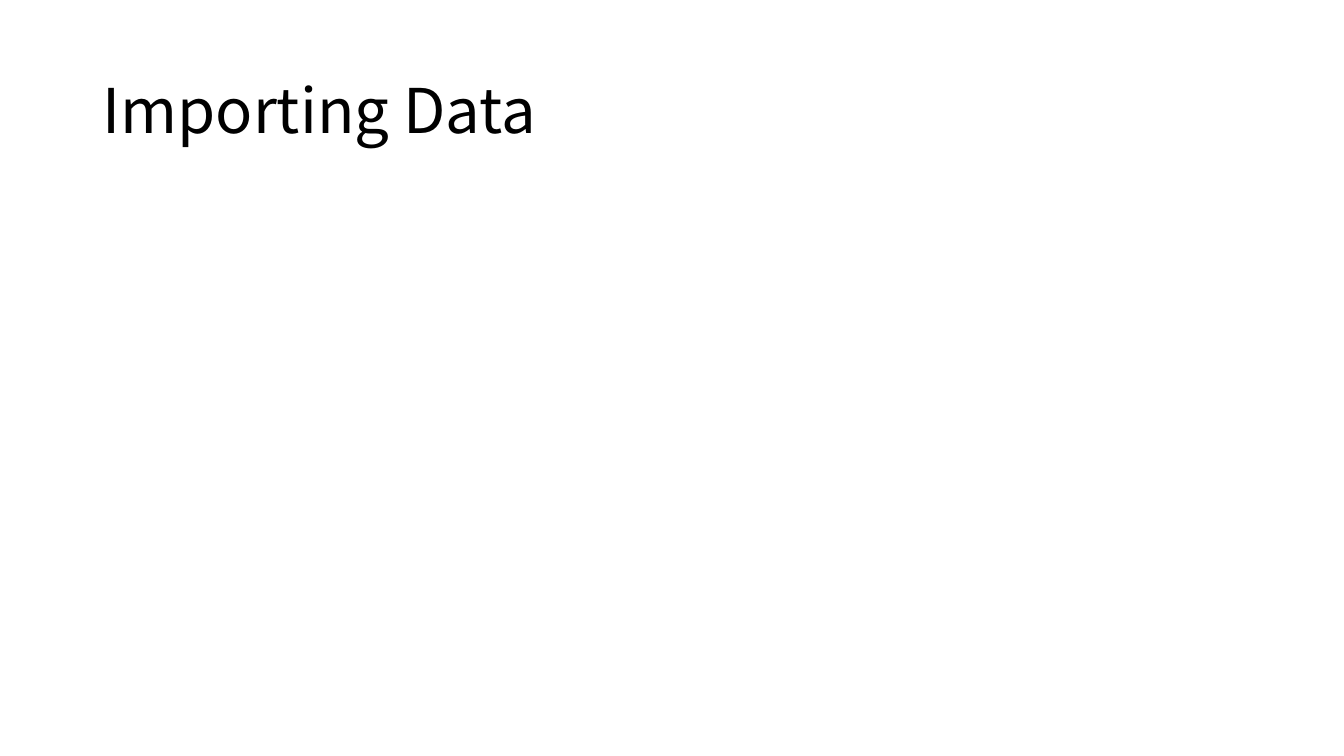
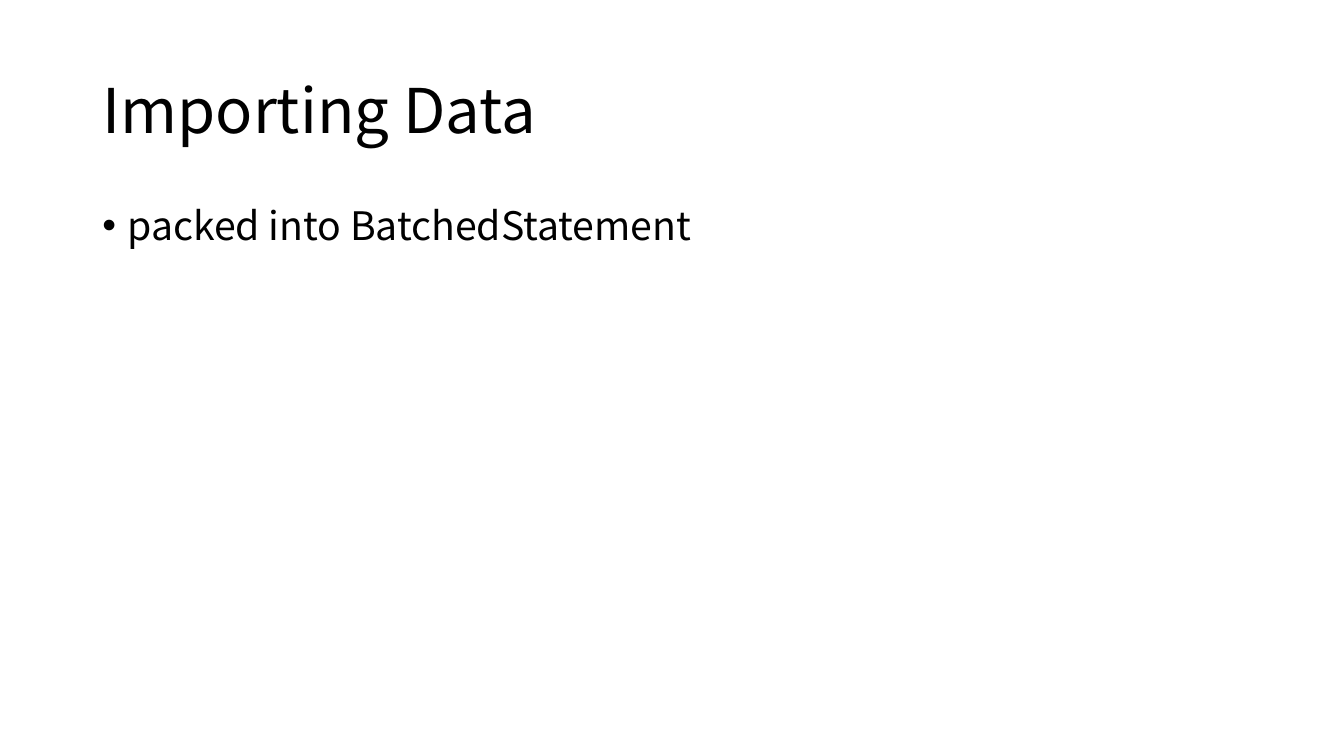
Before and after one commit to Fros1er/SUSTechCS307Project, a slide deck: slide 4 of Pre.pptx. Drawn at 1344x756 pixels with LibreOffice and Linux fonts; fonts in the diff are those of the drawing. Boxes give left, top, right and bottom in pixels: in the first picture for what was removed or moved away, otherwise in the second. Text is boxed around its words. In the diff, an @@ line names an element or a change of style, - is before the commit and + after.

```diff
--- a/Pre.pptx
+++ b/Pre.pptx
@@ text added at [128, 208, 691, 249], 28 pt, text #000000 @@
+• packed into BatchedStatement
```
Also in this commit, not shown: 1 other slide changed, 1 slide added, 2 slides removed, 1 other file.
